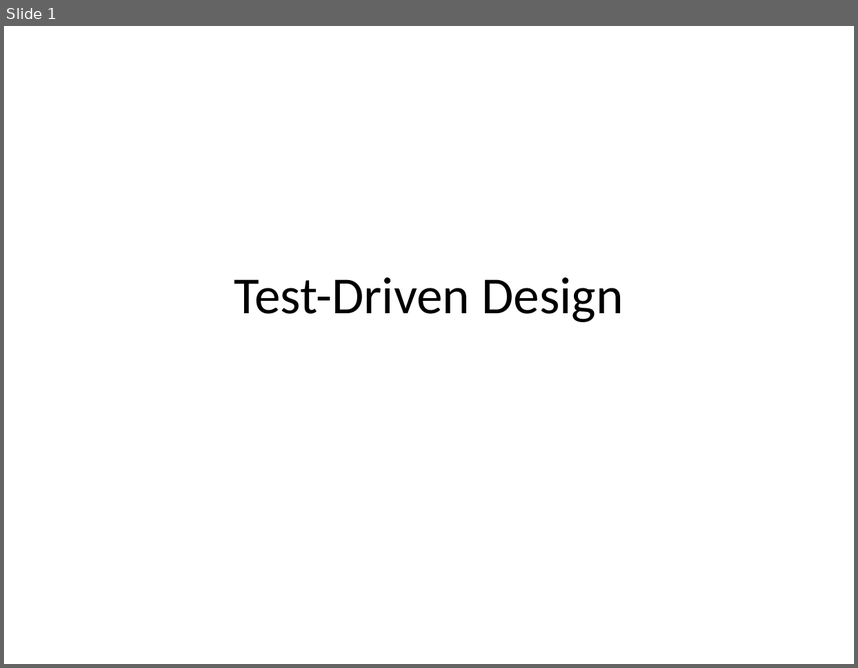
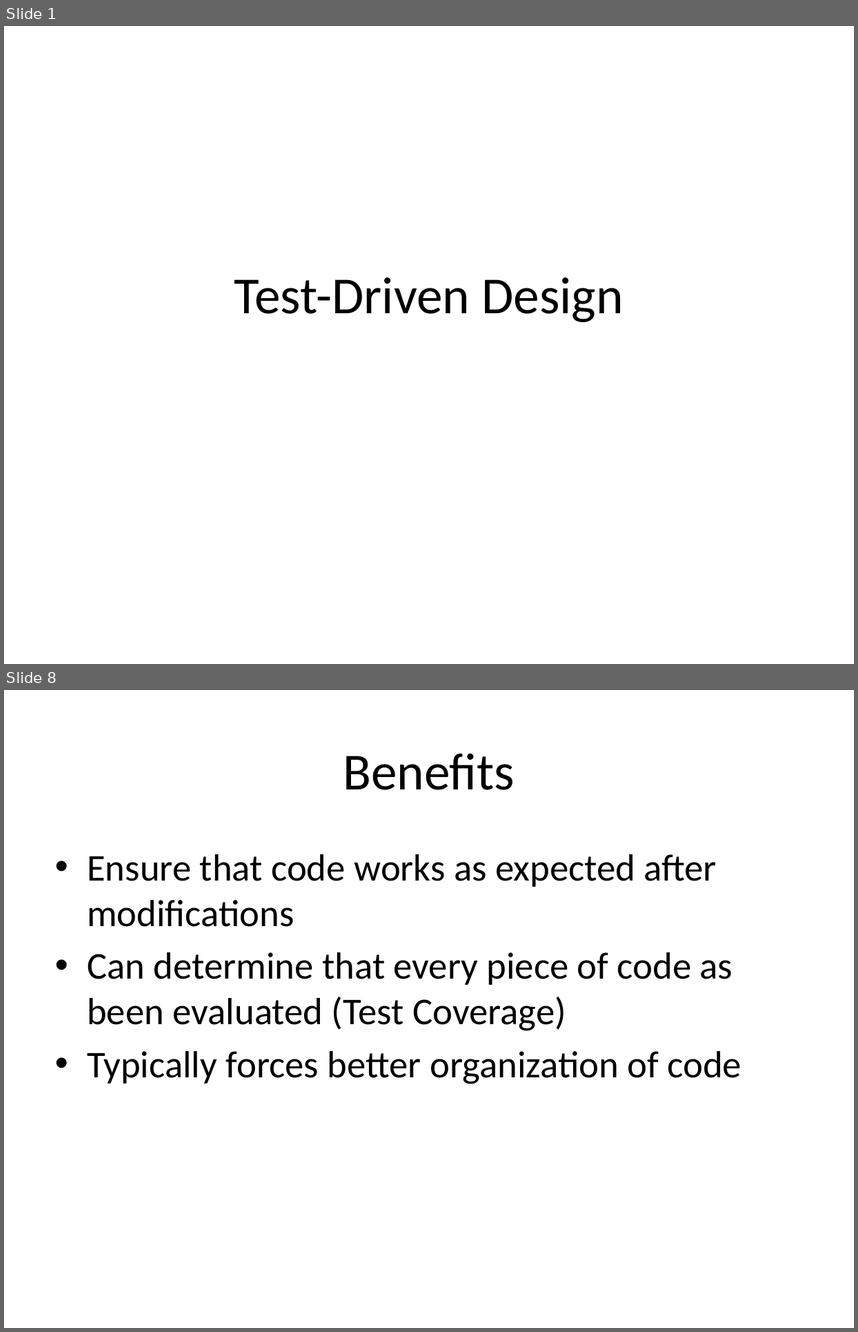
Before and after one commit to zengm71/Course-Overview, a slide deck: week_9/9.1 Test-Driven Design.pptx. Shown one above the other, each under a label of ours: slide 1 before the commit, slides 1 and 8 after it; the slides between them are not shown. The pictures are 858x668 and 858x1332 pixels, drawn with LibreOffice and Linux fonts; fonts in the diff are those of the drawing. Boxes give left, top, right and bottom in pixels: in the first picture for what was removed or moved away, otherwise in the second. Text is boxed around its words. In the diff, an @@ line names an element or a change of style, - is before the commit and + after.

```diff
--- a/week_9/9.1 Test-Driven Design.pptx
+++ b/week_9/9.1 Test-Driven Design.pptx
@@ slide 8 added at (4,690,854,1328), background #FFFFFF @@
@@ title added at (343,753,515,790), 44 pt, text #000000 @@
+Benefits
@@ text added at (87,854,742,1084), 32 pt, text #000000 @@
+• Ensure that code works as expected after modifications
+• Can determine that every piece of code as been evaluated (Test Coverage)
+• Typically forces better organization of code
```
Also in this commit, not shown: 8 other slides added.
